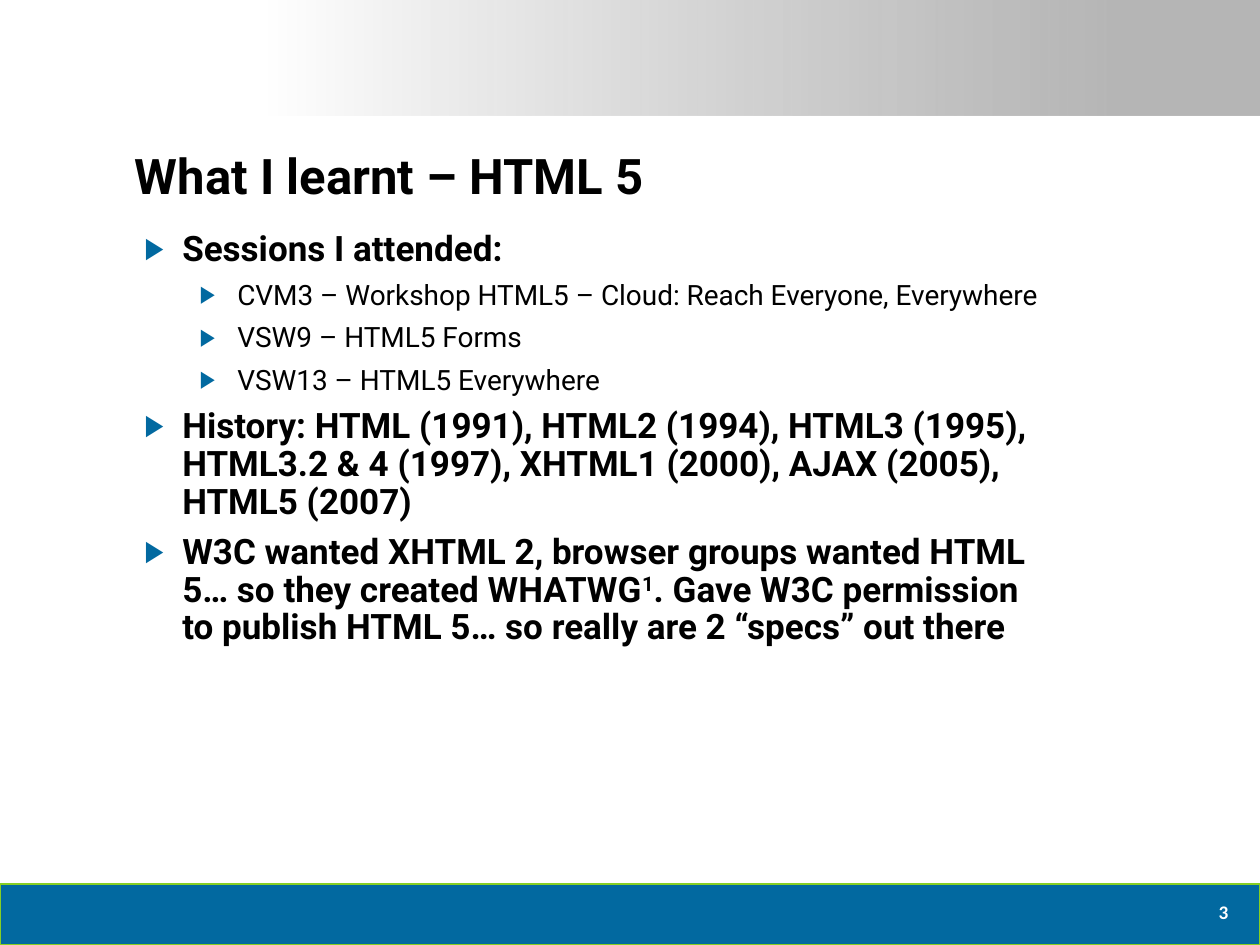
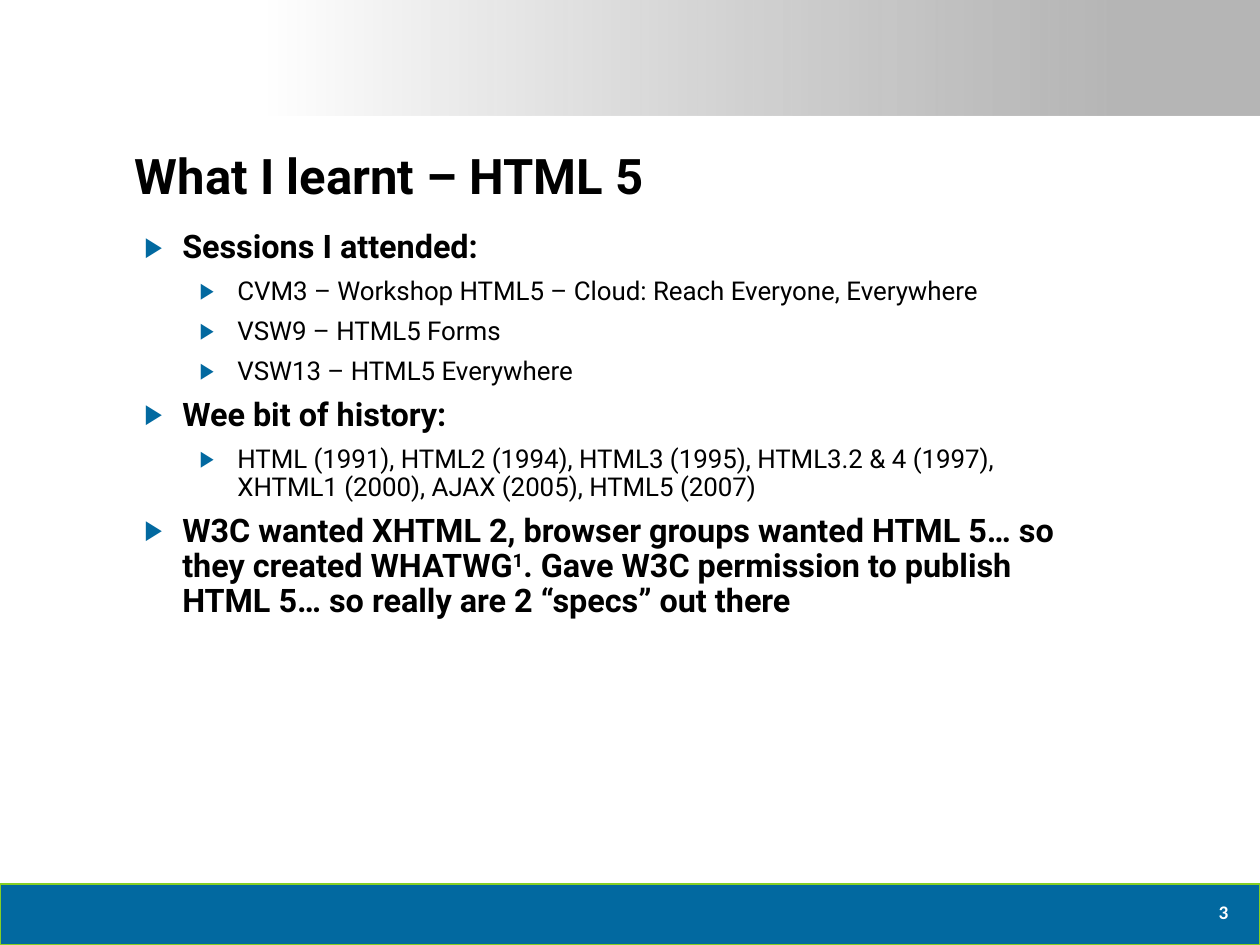
Before and after one commit to dtomyn/HTML5Demo1, a slide deck: slide 4 of Docs/2012 - Live360 Event Review (NEWER).pptx. Drawn at 1260x945 pixels with LibreOffice and Linux fonts; fonts in the diff are those of the drawing; background and template pictures are left out. Boxes give left, top, right and bottom in pixels: in the first picture for what was removed or moved away, otherwise in the second. Text is boxed around its words. In the diff, an @@ line names an element or a change of style, - is before the commit and + after.

```diff
--- a/Docs/2012 - Live360 Event Review (NEWER).pptx
+++ b/Docs/2012 - Live360 Event Review (NEWER).pptx
@@ text at (182, 233, 1054, 619): size 20 to 18.5 pt in "Sessions I attended:", "W3C wanted XHTML 2, browser groups wanted ..."; size 16 to 14.8 pt in "CVM3 – Workshop HTML5 – Cloud: Reach ...", "VSW9 – HTML5 Forms", "VSW13 – HTML5 Everywhere" @@
@@ text at (182, 401, 994, 502): text changed; size 20 to 14.8 pt; bold off @@
-▶ History: HTML (1991), HTML2 (1994), HTML3 (1995), HTML3.2 & 4 (1997), XHTML1 (2000), AJAX (2005), HTML5 (2007)
+▶ Wee bit of history:
+  ▶ HTML (1991), HTML2 (1994), HTML3 (1995), HTML3.2 & 4 (1997), XHTML1 (2000), AJAX (2005), HTML5 (2007)
```
Also in this commit, not shown: 5 other slides changed, 1 slide removed.
